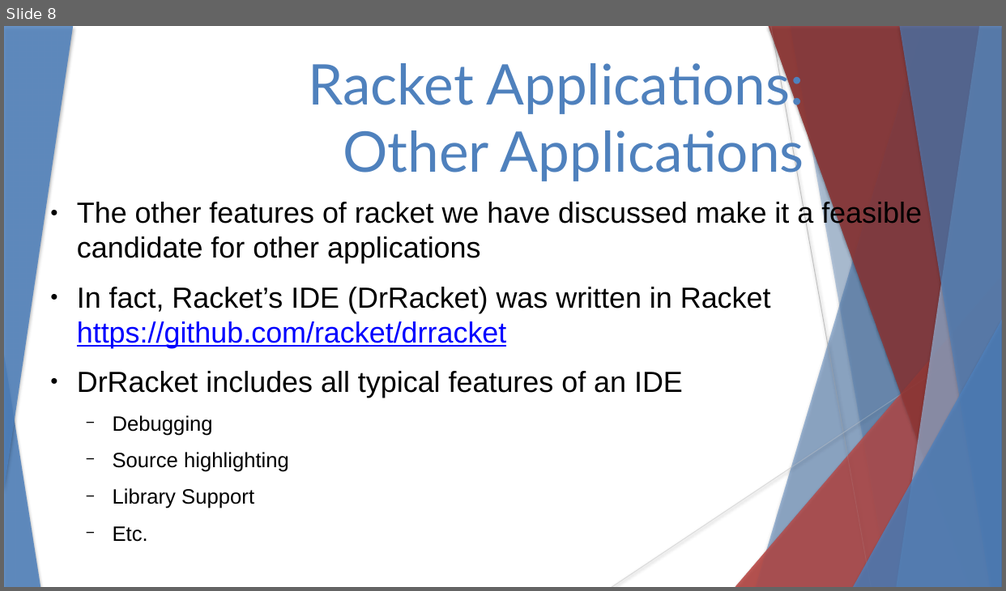
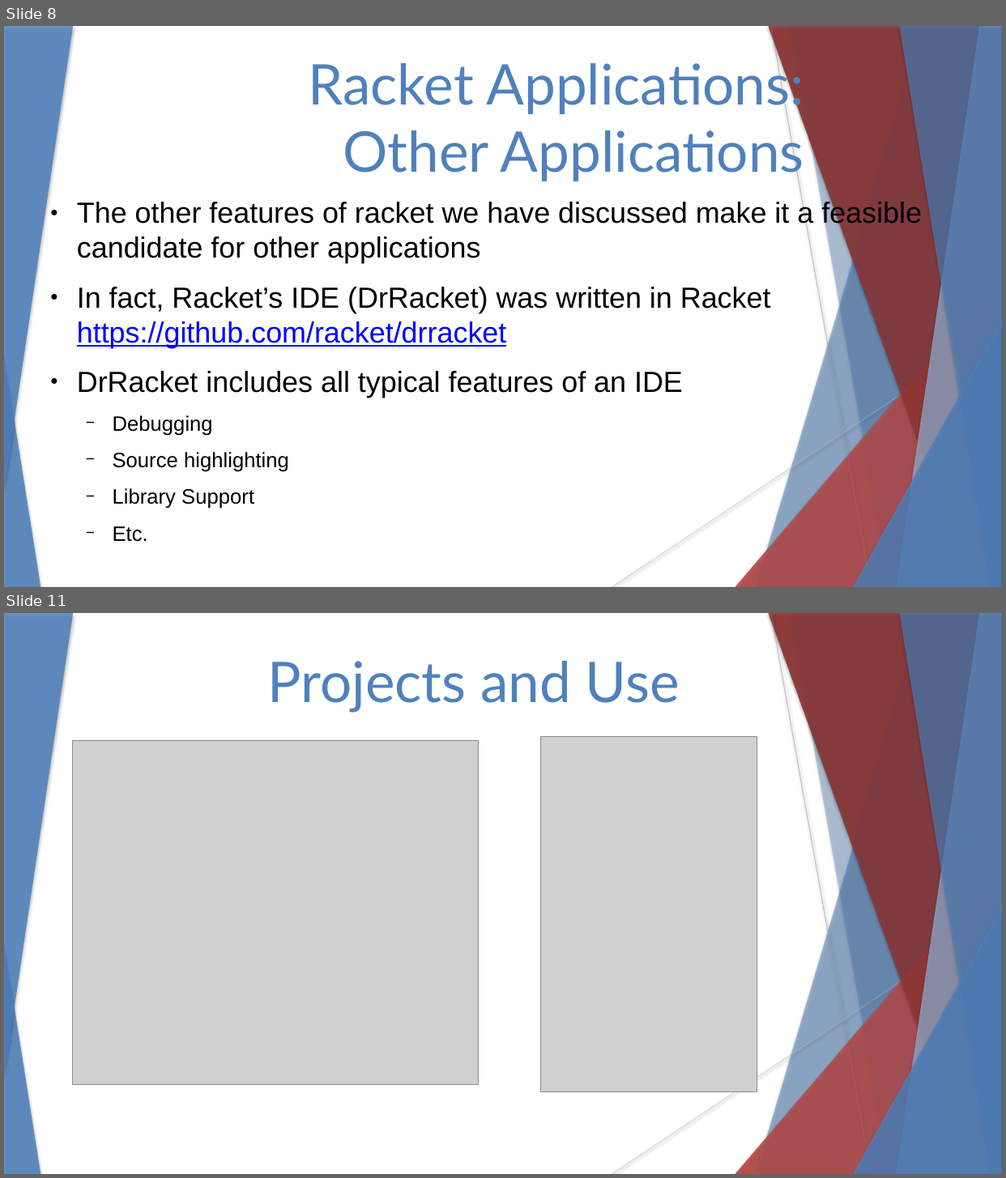
Before and after one commit to stevester94/CSC201_Project, a slide deck: CSC201Sec3Proj3Team4.pptx. Shown one above the other, each under a label of ours: slide 8 before the commit, slides 8 and 11 after it; the slides between them are not shown. The pictures are 1006x591 and 1006x1178 pixels, drawn with LibreOffice and Linux fonts; fonts in the diff are those of the drawing; grey boxes stand for pictures. Boxes give left, top, right and bottom in pixels: in the first picture for what was removed or moved away, otherwise in the second. Text is boxed around its words. In the diff, an @@ line names an element or a change of style, - is before the commit and + after.

```diff
--- a/CSC201Sec3Proj3Team4.pptx
+++ b/CSC201Sec3Proj3Team4.pptx
@@ slide 11 added at [4, 613, 1002, 1174], background #FFFFFF; not listed: 18 template elements that a slide beside it also shows @@
@@ text added at [267, 661, 680, 713], 54 pt, text #4F81BD @@
+Projects and Use
@@ picture added at [73, 740, 479, 1085] @@
@@ picture added at [541, 736, 756, 1092] @@
```
Also in this commit, not shown: 1 slide changed, 3 other slides added.
